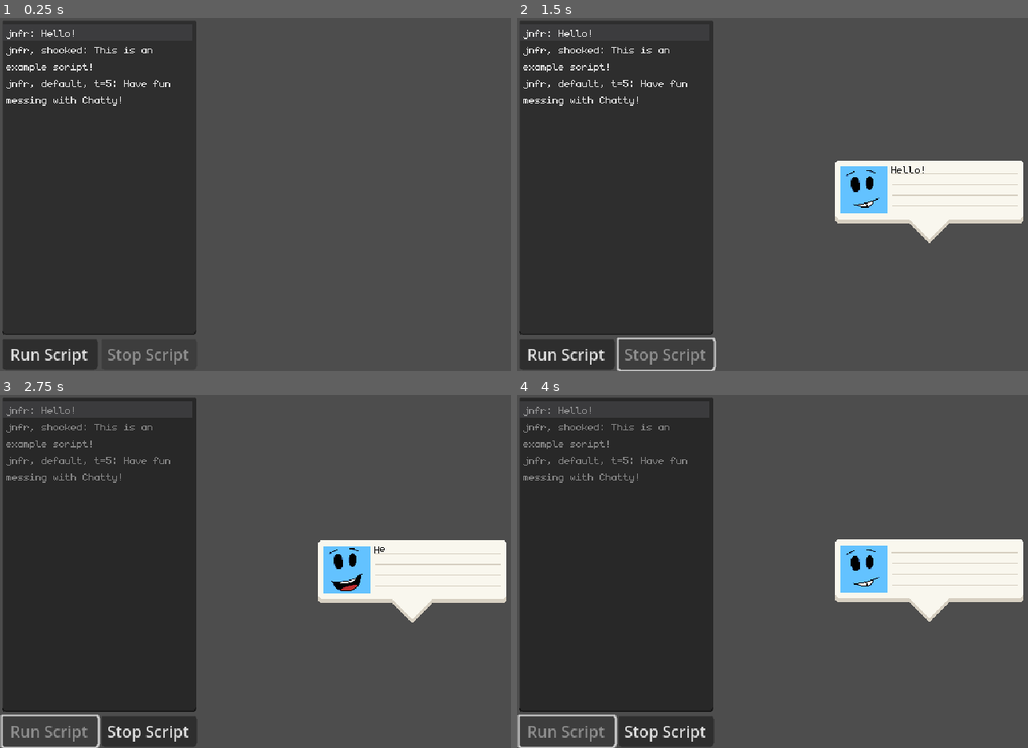
Above: before the commit, frames 1-4 (two rows, left to right).
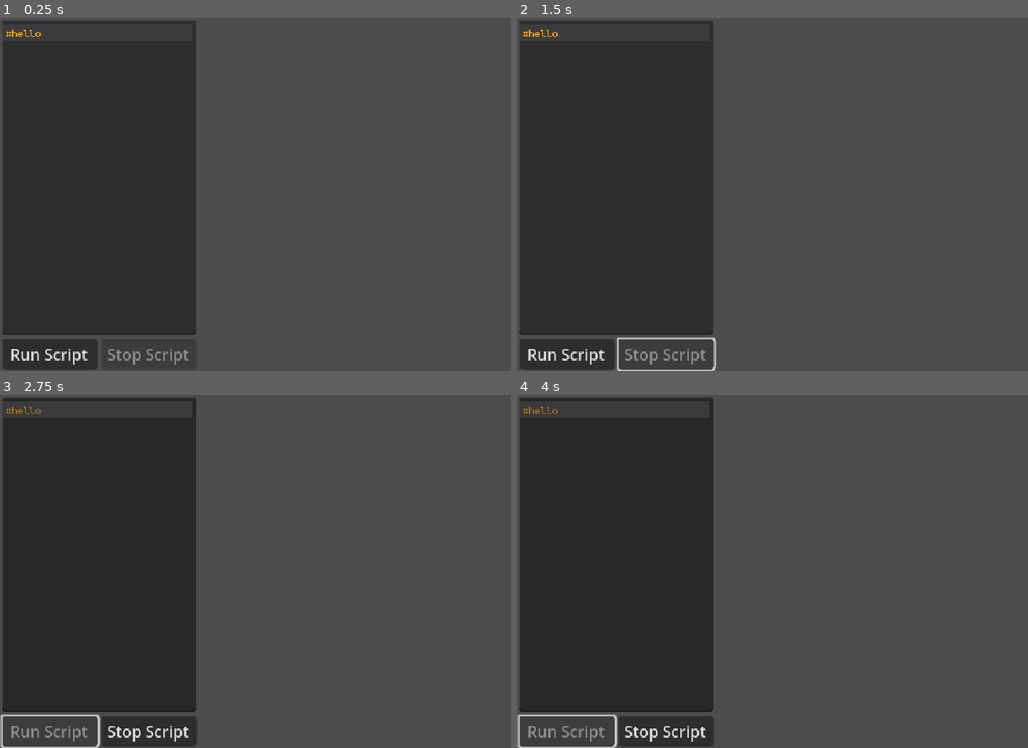
Above: after the commit, the same moments.

Repository: Sciman101/Chatty
Game: Godot game, scene res://scene/demo.tscn
Same seed, same stepped clock (60 frames per second), same inputs: the game is played once before the commit and once after it.
Inputs:
- Up to frame 1 (0.25 s): no input
- Up to frame 2 (1.5 s): click "Run Script" at 0.5 s; click "Stop Script" at 1.25 s
- Up to frame 3 (2.75 s): click "Run Script" at 2 s
- Up to frame 4 (4 s): click "Stop Script" at 2.75 s; click "Run Script" at 3.5 s

The runs differ from the first frame. In frame 1, 0.6% of the frame differs, in the area x 1-34%, y 3-25%; in frame 2, 7.4%; in frame 3, 7.4%, in the area x 1-100%, y 3-65%; in frame 4, 7.4%.
Error before the commit: Invalid access to property or key 'frames' on a base object of type 'AnimatedSprite2D'. (res://scripts/speech_bubble.gd:86)

Commit message:
Changed some formatting and added syntax highlights

Diff:
--- /dev/null
+++ b/chatty_syntax_highlighter.tres
@@ -0,0 +1,6 @@
+[gd_resource type="SyntaxHighlighter" load_steps=2 format=3 uid="uid://bqdmxccvcx81s"]
+
+[ext_resource type="Script" path="res://scripts/chatty_syntax_highlighter.gd" id="1_lfe8c"]
+
+[resource]
+script = ExtResource("1_lfe8c")
--- a/project.godot
+++ b/project.godot
@@ -9,6 +9,11 @@
 config_version=5
 
 _global_script_classes=[{
+"base": "SyntaxHighlighter",
+"class": &"ChattySyntaxHighlighter",
+"language": &"GDScript",
+"path": "res://scripts/chatty_syntax_highlighter.gd"
+}, {
 "base": "RichTextEffect",
 "class": &"RichTextAppear",
 "language": &"GDScript",
@@ -25,6 +30,7 @@
 "path": "res://scripts/speaker.gd"
 }]
 _global_script_class_icons={
+"ChattySyntaxHighlighter": "",
 "RichTextAppear": "",
 "RichTextGlitch": "",
 "Speaker": ""
--- a/scene/demo.tscn
+++ b/scene/demo.tscn
@@ -1,7 +1,8 @@
-[gd_scene load_steps=3 format=3 uid="uid://dd3eb58add2vv"]
+[gd_scene load_steps=4 format=3 uid="uid://dd3eb58add2vv"]
 
 [ext_resource type="FontFile" uid="uid://bbnmo4grd6j5x" path="res://graphics/monogram.ttf" id="1_i0o6v"]
 [ext_resource type="Script" path="res://scripts/demo_controller.gd" id="1_ikqjx"]
+[ext_resource type="SyntaxHighlighter" uid="uid://bqdmxccvcx81s" path="res://chatty_syntax_highlighter.tres" id="3_t0y6w"]
 
 [node name="Demo" type="Node2D"]
 
@@ -19,6 +20,7 @@
 theme_override_constants/margin_bottom = 2
 
 [node name="VBoxContainer" type="VBoxContainer" parent="CanvasLayer/MarginContainer"]
+layout_mode = 2
 offset_left = 2.0
 offset_top = 2.0
 offset_right = 200.0
@@ -27,32 +29,35 @@
 
 [node name="DialougeInput" type="TextEdit" parent="CanvasLayer/MarginContainer/VBoxContainer"]
 texture_filter = 1
+layout_mode = 2
 offset_right = 198.0
 offset_bottom = 321.0
 grow_vertical = 2
 size_flags_vertical = 3
 theme_override_fonts/font = ExtResource("1_i0o6v")
-text = "jnfr: Hello!
-jnfr, shocked: This is an example script!
-jnfr, default, t=5: Have fun messing with Chatty!"
+text = "#hello"
 placeholder_text = "speaker_name: Dialouge!"
 wrap_mode = 1
 highlight_current_line = true
+syntax_highlighter = ExtResource("3_t0y6w")
 caret_blink = true
 
 [node name="HBoxContainer" type="HBoxContainer" parent="CanvasLayer/MarginContainer/VBoxContainer"]
+layout_mode = 2
 offset_top = 325.0
 offset_right = 198.0
 offset_bottom = 356.0
 alignment = 1
 
 [node name="Run" type="Button" parent="CanvasLayer/MarginContainer/VBoxContainer/HBoxContainer"]
+layout_mode = 2
 offset_right = 97.0
 offset_bottom = 31.0
 size_flags_horizontal = 3
 text = "Run Script"
 
 [node name="Stop" type="Button" parent="CanvasLayer/MarginContainer/VBoxContainer/HBoxContainer"]
+layout_mode = 2
 offset_left = 101.0
 offset_right = 198.0
 offset_bottom = 31.0
--- a/scripts/chatty.gd
+++ b/scripts/chatty.gd
@@ -52,19 +52,16 @@
 	script_active = false
 
 func _run_dialouge_event(event) -> void:
-	# Create bubble if it doesn't exist
+
 	if current_dialouge_bubble == null:
-		current_dialouge_bubble = SpeechBubble.instantiate()
-		add_child(current_dialouge_bubble)
-		current_dialouge_bubble.position = current_dialouge_bubble.get_viewport_rect().position + current_dialouge_bubble.get_viewport_rect().size / 2 + Vector2.RIGHT * 100
-		current_dialouge_bubble.disappearImmediate()
+		_create_dialouge_bubble()
 
 	current_dialouge_bubble.set_dialouge(event.dialouge)
 
 	if current_dialouge_bubble.speaker != event.speaker:
 		current_dialouge_bubble.set_speaker(event.speaker)
 
-	if event.has('animation_name'):
+	if event.has('animation_name') and event.animation_name.length() > 0:
 		current_dialouge_bubble.set_speaker_animation(event.animation_name)
 
 	if not current_dialouge_bubble.is_bubble_visible():
@@ -73,6 +70,12 @@
 	var args = {}
 	if event.has('args'): args = event.args
 	await current_dialouge_bubble.present(args)
+
+func _create_dialouge_bubble() -> void:
+	current_dialouge_bubble = SpeechBubble.instantiate()
+	add_child(current_dialouge_bubble)
+	current_dialouge_bubble.position = current_dialouge_bubble.get_viewport_rect().position + current_dialouge_bubble.get_viewport_rect().size / 2 + Vector2.RIGHT * 100
+	current_dialouge_bubble.disappearImmediate()
 
 func _run_instruction_event(event) -> void:
 	var params = event.params
--- /dev/null
+++ b/scripts/chatty_syntax_highlighter.gd
@@ -0,0 +1,33 @@
+@tool
+extends SyntaxHighlighter
+class_name ChattySyntaxHighlighter
+
+
+func _get_line_syntax_highlighting(line_num:int) -> Dictionary:
+
+	var line = get_text_edit().text.split('\n')[line_num]
+
+	if line.length() > 0:
+		if line[0] == '#':
+			return {0:{color = Color.ORANGE}}
+		elif line[0] == '>':
+
+			var space_index = line.find(' ')
+			var highlight = {0:{color = Color.YELLOW}}
+			if space_index > 0:
+				highlight[space_index] = {color = Color.CADET_BLUE}
+
+			return highlight
+		else:
+			# Dialouge highlighting
+			if line.find(':') == -1:
+				return {0:{color=Color.WHITE}}
+			else:
+				var colon_index = line.find(':')
+				var highlight = {0:{color=Color.DARK_SEA_GREEN},colon_index+1:{color=Color.WHITE}}
+				var comma_index = line.find(',')
+				if comma_index != -1:
+					highlight[comma_index] = {color=Color.CADET_BLUE}
+				return highlight
+	else:
+		return {}
